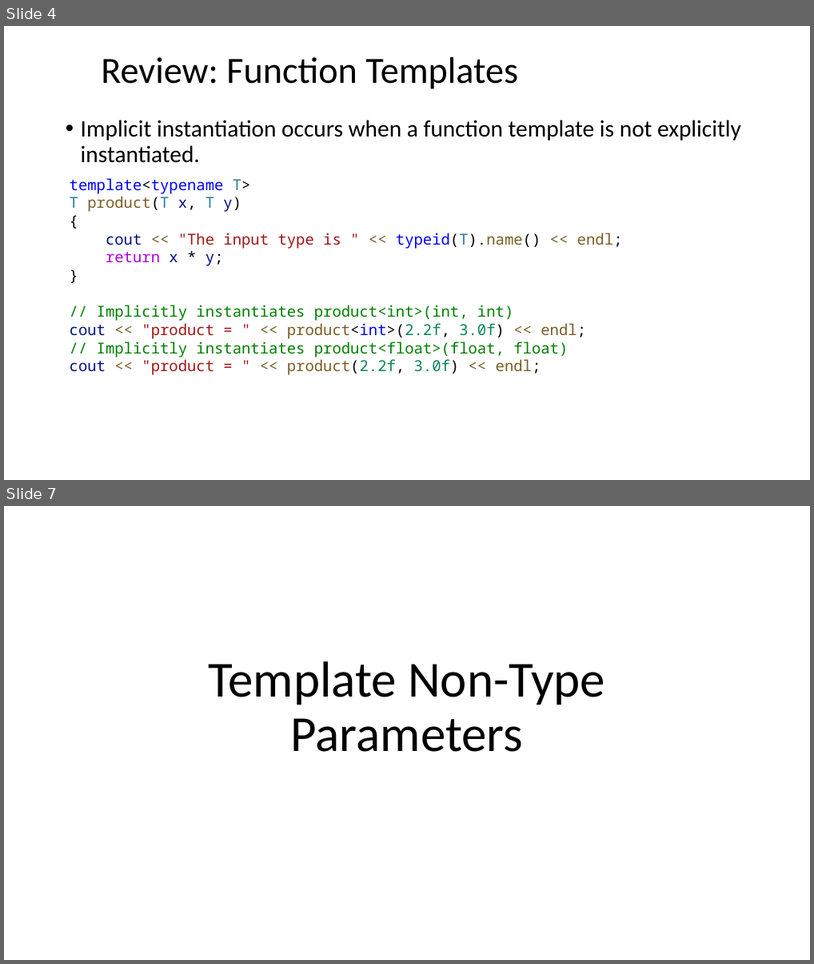
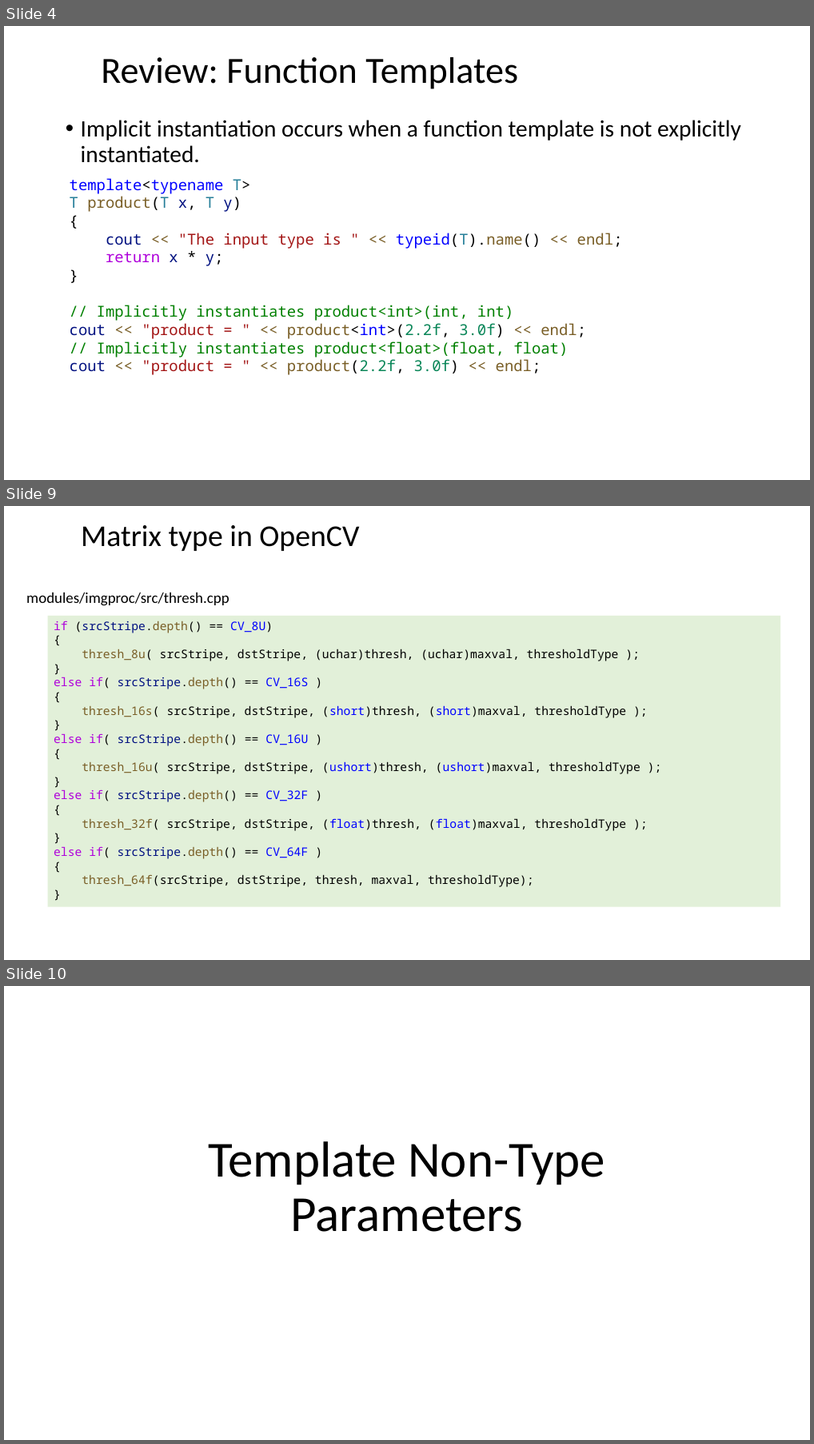
Before and after one commit to ShiqiYu/CPP, a slide deck: week13/Lecture13.pptx. Shown one above the other, each under a label of ours: slides 4 and 7 before the commit, slides 4, 9 and 10 after it; the slides between them are not shown. The pictures are 814x964 and 814x1444 pixels, drawn with LibreOffice and Linux fonts; fonts in the diff are those of the drawing; background and template pictures are left out. Boxes give left, top, right and bottom in pixels: in the first picture for what was removed or moved away, otherwise in the second. Text is boxed around its words. In the diff, an @@ line names an element or a change of style, - is before the commit and + after.

```diff
--- a/week13/Lecture13.pptx
+++ b/week13/Lecture13.pptx
@@ slide 9 added at box(4, 506, 810, 960), background #FFFFFF @@
@@ title added at box(81, 525, 359, 551), 36 pt, text #000000 @@
+Matrix type in OpenCV
@@ text added at box(26, 592, 229, 606), 18 pt, text #000000 @@
+modules/imgproc/src/thresh.cpp
@@ rectangle added at box(47, 616, 781, 907), fill #E2F0D9, 14 pt, text #000000 @@
+if (srcStripe.depth() == CV_8U)
+{
+thresh_8u( srcStripe, dstStripe, (uchar)thresh, (uchar)maxval, thresholdType );
+}
+else if( srcStripe.depth() == CV_16S )
+{
+thresh_16s( srcStripe, dstStripe, (short)thresh, (short)maxval, thresholdType );
+}
+else if( srcStripe.depth() == CV_16U )
+{
+thresh_16u( srcStripe, dstStripe, (ushort)thresh, (ushort)maxval, thresholdType );
+}
+else if( srcStripe.depth() == CV_32F )
+{
+thresh_32f( srcStripe, dstStripe, (float)thresh, (float)maxval, thresholdType );
+}
+else if( srcStripe.depth() == CV_64F )
+{
+thresh_64f(srcStripe, dstStripe, thresh, maxval, thresholdType);
+}
@@ what was slide 7 is now slide 10 @@
```
Also in this commit, not shown: 2 slides changed, 2 other slides added, 1 other file.
